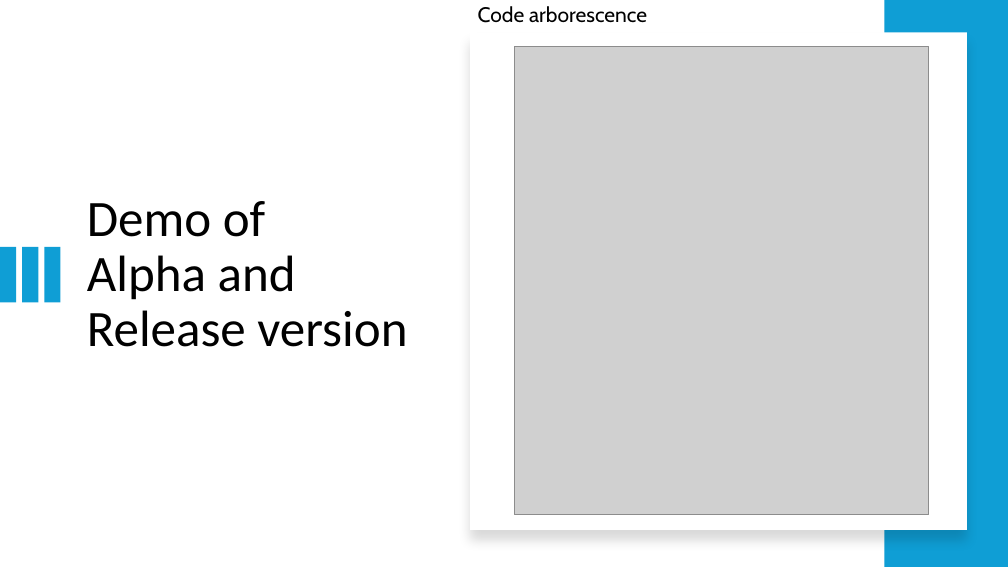
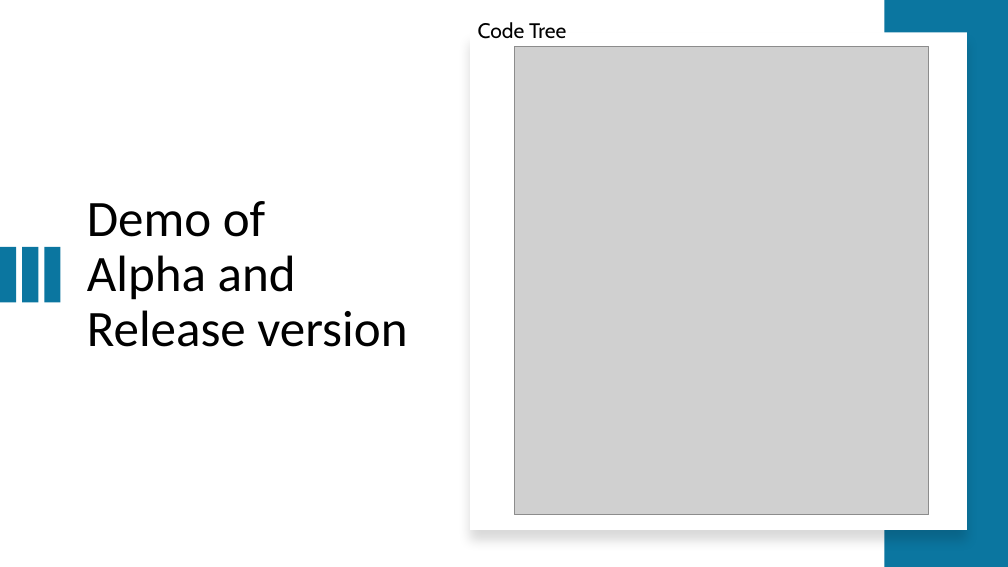
Before and after one commit to aurelienlsn/DIP392, a slide deck: slide 7 of doc/Final Presentation - Project.pptx. Drawn at 1008x567 pixels with LibreOffice and Linux fonts; fonts in the diff are those of the drawing; grey boxes stand for pictures. Boxes give left, top, right and bottom in pixels: in the first picture for what was removed or moved away, otherwise in the second. Text is boxed around its words. In the diff, an @@ line names an element or a change of style, - is before the commit and + after.

```diff
--- a/doc/Final Presentation - Project.pptx
+++ b/doc/Final Presentation - Project.pptx
@@ text at [478, 22, 566, 39]: text changed @@
-Code arborescence
+Code Tree
@@ fill #0F9ED5 to #0B76A0 in 4 elements at [0, 247, 16, 302], [22, 247, 38, 302], [45, 247, 60, 302], [885, 0, 1008, 567] @@
```
Also in this commit, not shown: 5 other slides changed, 1 slide added, 1 slide removed.
